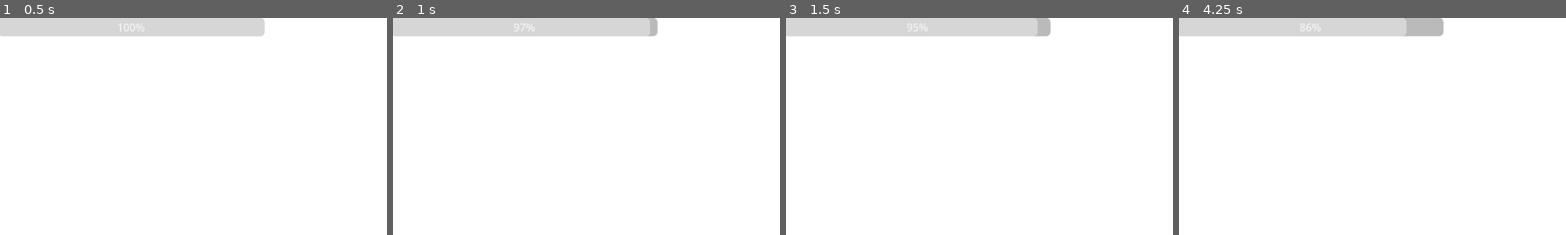
Above: before the commit, frames 1-4 (left to right).
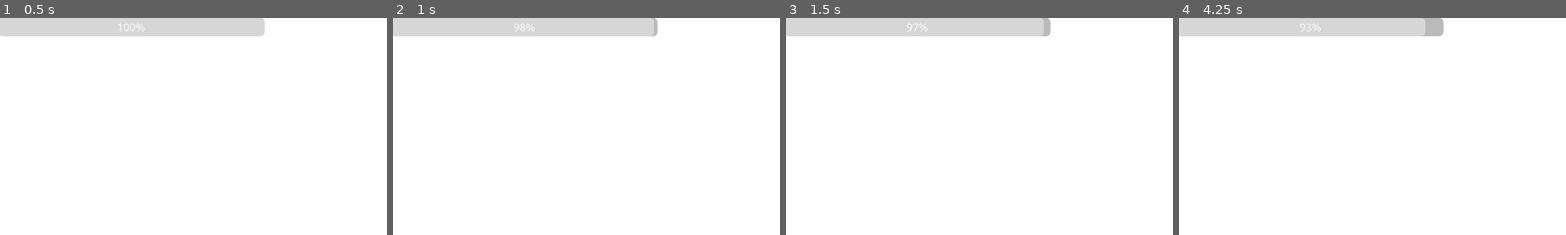
Above: after the commit, the same moments.

Repository: lethalgem/godot-wild-jam-81
Game: Godot game, scene res://scenes/movement_test.tscn
The game is run twice, just before and just after one commit, with the same random seed, the same clock (stepped at 60 frames per second) and the same inputs.
Inputs (mouse positions are % of the whole screen's width and height, from its top left):
- Up to frame 1 (0.5 s): no input
- Up to frame 2 (1 s): tap Enter at 0.5 s; move the mouse to (55, 50) at 0.52 s; hold W (move_forward) from 0.53 s (still down); hold N (night_vision) from 0.53 s (still down)
- Up to frame 3 (1.5 s): keep holding W (move_forward); tap Space at 1.25 s; move the mouse to (45, 50) at 1.27 s; release N (night_vision) at 1.28 s; tap N (night_vision) at 1.35 s
- Up to frame 4 (4.25 s): keep holding W (move_forward); tap Enter at 2, 3.5 s; move the mouse to (52, 48) at 2.02 s; hold N (night_vision) 2.03-2.78 s; tap Space at 2.75 s; move the mouse to (49, 52) at 2.77 s; tap N (night_vision) at 2.85 s; move the mouse to (57, 51) at 3.52 s; hold N (night_vision) from 3.53 s (still down)
The pictures show only the part of the screen within x 0-50%, y 0-50%; the shares and areas given below are measured in that part.

Frame 1 is identical in both runs. In frame 2, less than 0.1% of the frame differs, in the area x 32-68%, y 0-9%; in frame 3, 0.1%; in frame 4, 0.4%, in the area x 32-64%, y 0-9%.

Commit message:
Update to Flashlight Toggle

Diff:
--- a/scripts/player_cam.gd
+++ b/scripts/player_cam.gd
@@ -4,7 +4,14 @@
 @export var flashlight : SpotLight3D
 @export var battery_life : ProgressBar
 var camera_invert_on := false
-var flashlight_on := false
+var flashlight_on := false:
+	set(new_value):
+		if new_value and battery_life.value > 0:
+			flashlight_on = true
+			flashlight.light_energy = 16
+		else:
+			flashlight_on = false
+			flashlight.light_energy = 0
 
 func _ready():
 	Input.set_mouse_mode(Input.MOUSE_MODE_CAPTURED)
@@ -26,19 +33,8 @@
 			Input.set_mouse_mode(Input.MOUSE_MODE_CAPTURED)
 
 	if event.is_action_pressed("night_vision"):
-		if flashlight_on:
-			turn_off_flashlight()
-		else:
-			turn_on_flashlight()
+		flashlight_on = !flashlight_on
 
-func turn_on_flashlight():
-	flashlight_on = true
-	flashlight.light_energy = 16
-
-func turn_off_flashlight():
-	flashlight_on = false
-	flashlight.light_energy = 0
-
-func _process(delta) -> void:
+func _physics_process(delta) -> void:
 	if flashlight.light_energy == 16:
-		battery_life.value -= 1
+		battery_life.value -= 0.5
